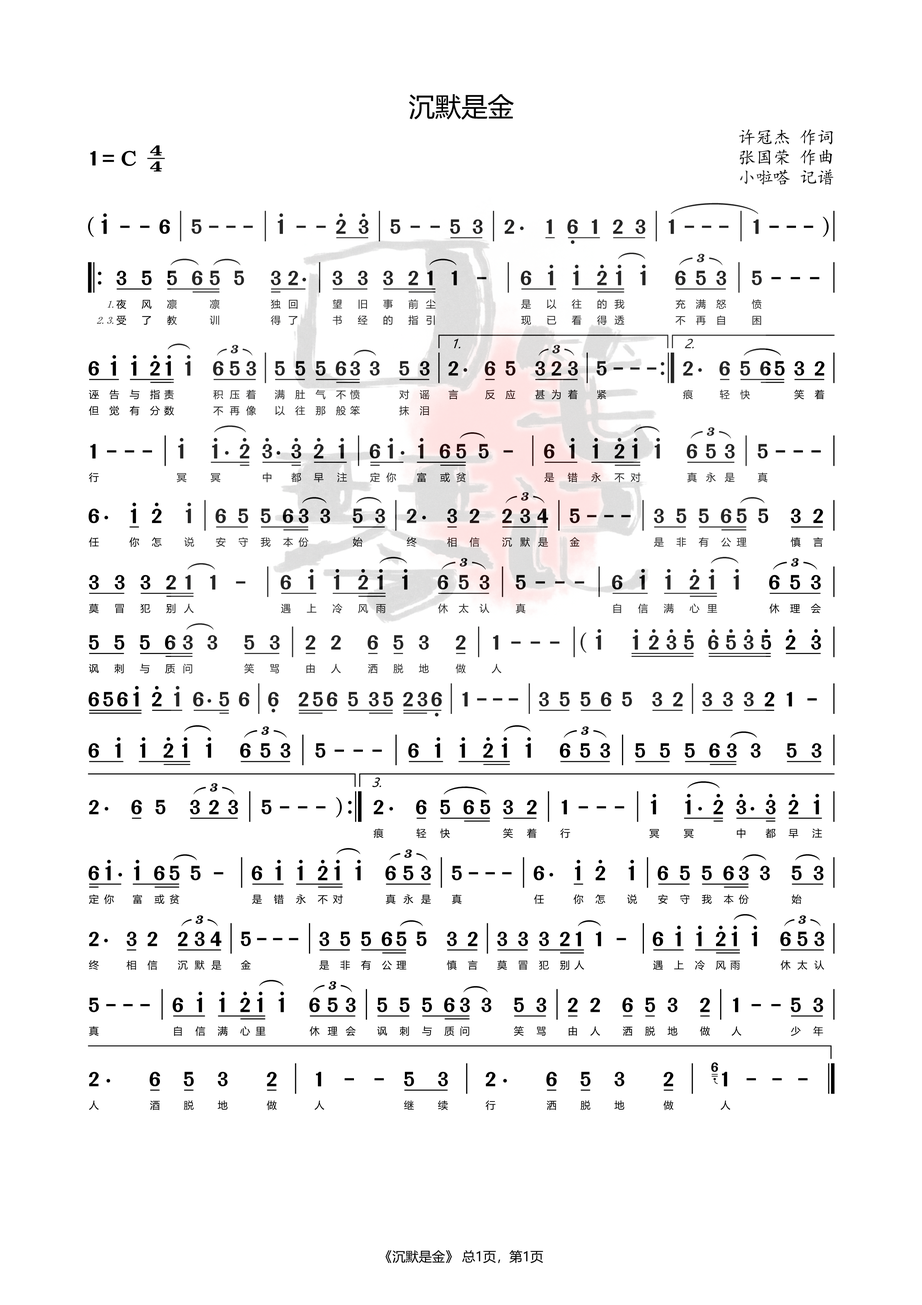
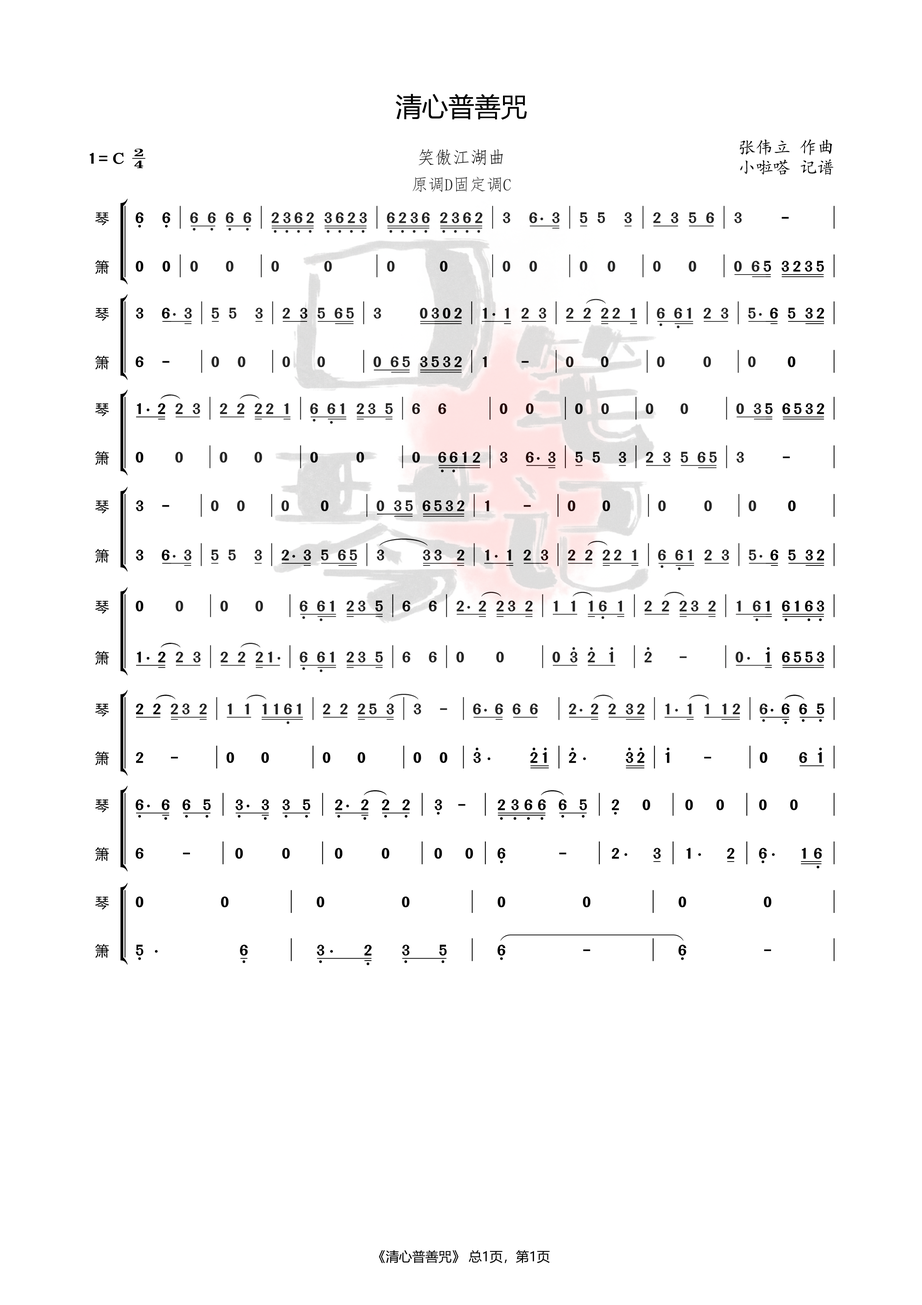
Layer changes from the first 922×1305 image to the second:
removed layer "图层 23" over 87, 93, 835, 1264
removed layer "图层 22" over 87, 93, 835, 1264
added layer "图层 25" above "图层 24" over 87, 93, 835, 1264
added layer "图层 24" over 87, 93, 835, 1264
